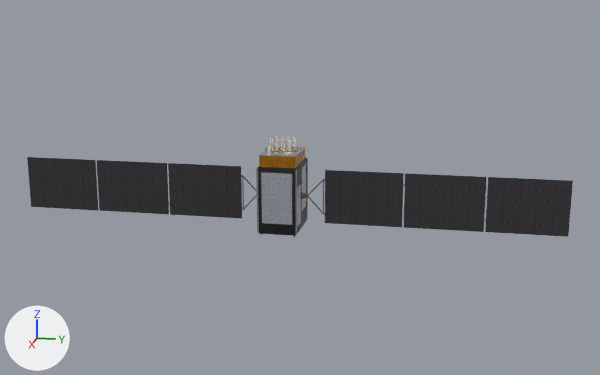
What one commit did to the glTF model api-interop/gnss-predict/models/glonass-k2/glonass-k2.glb.
Rendered twice from a camera (50 mm lens) standing at (29.16, 6.48, 7.59) and looking at (-0.1, 0.62, 0.28). Every picture has the same lights, and +X, +Y and +Z are marked at lower left. The older version comes first. Where no turn or scale is listed for an object, it has been applied to the vertices. Vertices at exactly the same position are counted once.

In view in the first picture: 'bus', 'nadir_antenna_and_lra', 'wing+Y', 'wing-Y'.
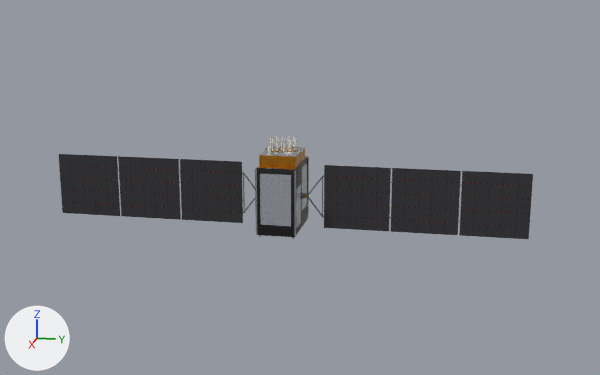
Location of each change, [x1, y1, x2, y2] in pixels of the pictures (600 x 375 px; the box of a moved part takes in the faces that stretch with it):
'wing+Y', reshaped (15% narrower, 10% taller)
    before: [305, 170, 573, 237]
    after: [305, 165, 533, 239]
'wing-Y', reshaped (15% narrower, 13% taller)
    before: [27, 157, 257, 218]
    after: [59, 154, 255, 223]
part 1 of me_wing_y, moved or reshaped
    before: [323, 181, 324, 213]
    after: [322, 178, 323, 216]
part 2 of me_wing_y, moved or reshaped
    before: [325, 170, 404, 227]
    after: [324, 165, 391, 231]
part 3 of me_wing_y, moved or reshaped
    before: [404, 173, 487, 232]
    after: [391, 168, 461, 235]
part 4 of me_wing_y, moved or reshaped
    before: [485, 177, 573, 237]
    after: [459, 171, 533, 239]
part 5 of me_wing_y, moved or reshaped
    before: [307, 180, 323, 214]
    after: [307, 177, 323, 216]
part 6 of me_wing_y_1, moved or reshaped
    before: [242, 177, 244, 208]
    after: [243, 174, 245, 211]
part 7 of me_wing_y_1, moved or reshaped
    before: [168, 163, 242, 218]
    after: [180, 159, 243, 223]
part 8 of me_wing_y_1, moved or reshaped
    before: [97, 160, 169, 214]
    after: [118, 156, 181, 220]
part 9 of me_wing_y_1, moved or reshaped
    before: [27, 157, 98, 210]
    after: [59, 154, 120, 216]
part 10 of me_wing_y_1, moved or reshaped
    before: [243, 176, 257, 209]
    after: [244, 173, 255, 213]

Edits to the bpy script that builds the scene:
```text
Change me_wing_y:
    used by ob_wing_y; location = (0.0, 0.7, 0.0)
    remove me_wing_y.from_pydata(...)  # 136 vertices, 204 faces; spans x -0.03..0.03, y 0.12..9.5, z -1.0..1.0
    add me_wing_y.from_pydata(...)  # 136 vertices, 204 faces; spans x -0.03..0.03, y 0.12..8.17, z -1.18..1.18
    me_wing_y part 1: the loose piece of 8 vertices spanning x -0.01..0.01, y 0.8..0.84, z -0.64..0.64 is scaled about its middle by (1, 1, 1.18), then moved by (0.0, -0.03, 0.0)
    me_wing_y part 2: the loose piece of 8 vertices spanning x -0.01..0.01, y 0.88..3.71, z -1.0..1.0 is scaled about its middle by (1, 0.847, 1.18), then moved by (0.0, -0.25, 0.0)
    me_wing_y part 3: the loose piece of 8 vertices spanning x -0.01..0.01, y 3.77..6.61, z -1.0..1.0 is scaled about its middle by (1, 0.847, 1.18), then moved by (0.0, -0.68, 0.0)
    me_wing_y part 4: the loose piece of 8 vertices spanning x -0.01..0.01, y 6.67..9.5, z -1.0..1.0 is scaled about its middle by (1, 0.847, 1.18), then moved by (0.0, -1.11, 0.0)
    me_wing_y part 5: 8 of 136 vertices moved; they spanned x -0.01..0.01, y 0.8..0.84, z -0.65..0.65 and now span x -0.01..0.01, y 0.77..0.81, z -0.77..0.77; mean shift (0.0, -0.03, 0.0); largest move (-0.01, 0.84, 0.63) -> (-0.01, 0.81, 0.74)
    other edits to the shape of me_wing_y do not show in these pictures
Change me_wing_y_1:
    used by ob_wing_y_1; location = (0.0, -0.7, 0.0)
    remove me_wing_y_1.from_pydata(...)  # 136 vertices, 204 faces; spans x -0.03..0.03, y -9.5..-0.12, z -1.0..1.0
    add me_wing_y_1.from_pydata(...)  # 136 vertices, 204 faces; spans x -0.03..0.03, y -8.17..-0.12, z -1.18..1.18
    me_wing_y_1 part 6: the loose piece of 8 vertices spanning x -0.01..0.01, y -0.84..-0.8, z -0.64..0.64 is scaled about its middle by (1, 1, 1.18), then moved by (0.0, 0.03, 0.0)
    me_wing_y_1 part 7: the loose piece of 8 vertices spanning x -0.01..0.01, y -3.71..-0.88, z -1.0..1.0 is scaled about its middle by (1, 0.847, 1.18), then moved by (0.0, 0.25, 0.0)
    me_wing_y_1 part 8: the loose piece of 8 vertices spanning x -0.01..0.01, y -6.61..-3.77, z -1.0..1.0 is scaled about its middle by (1, 0.847, 1.18), then moved by (0.0, 0.68, 0.0)
    me_wing_y_1 part 9: the loose piece of 8 vertices spanning x -0.01..0.01, y -9.5..-6.67, z -1.0..1.0 is scaled about its middle by (1, 0.847, 1.18), then moved by (0.0, 1.11, 0.0)
    me_wing_y_1 part 10: 8 of 136 vertices moved; they spanned x -0.01..0.01, y -0.84..-0.8, z -0.65..0.65 and now span x -0.01..0.01, y -0.81..-0.77, z -0.77..0.77; mean shift (0.0, 0.03, 0.0); largest move (0.01, -0.84, 0.63) -> (0.01, -0.81, 0.74)
    other edits to the shape of me_wing_y_1 do not show in these pictures
```
